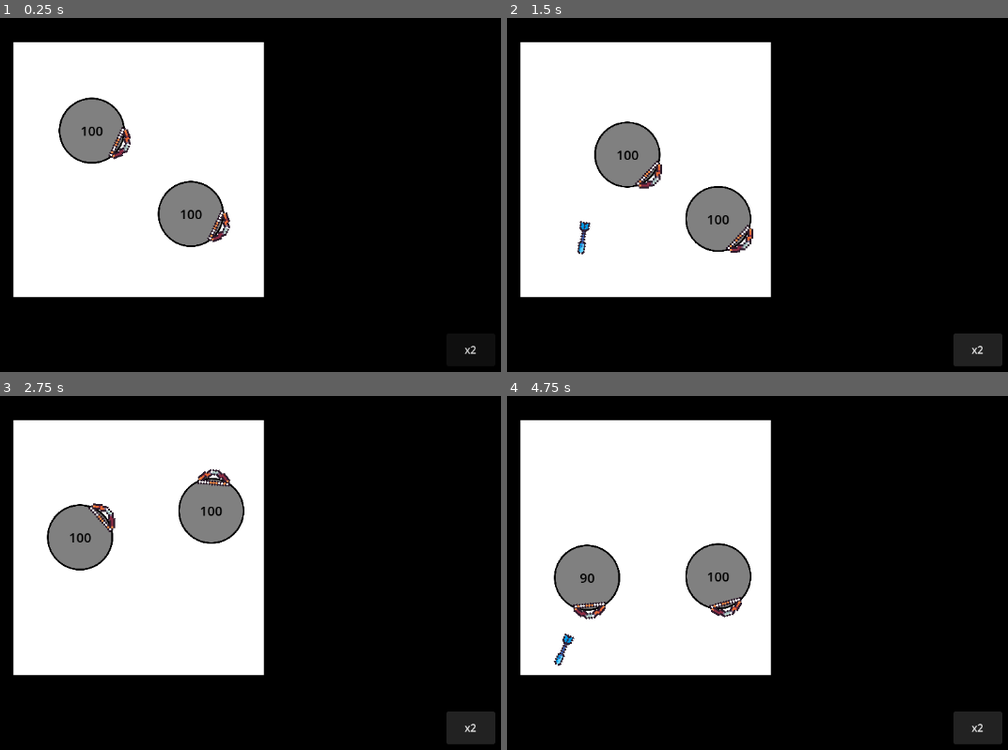
Above: before the commit, frames 1-4 (two rows, left to right).
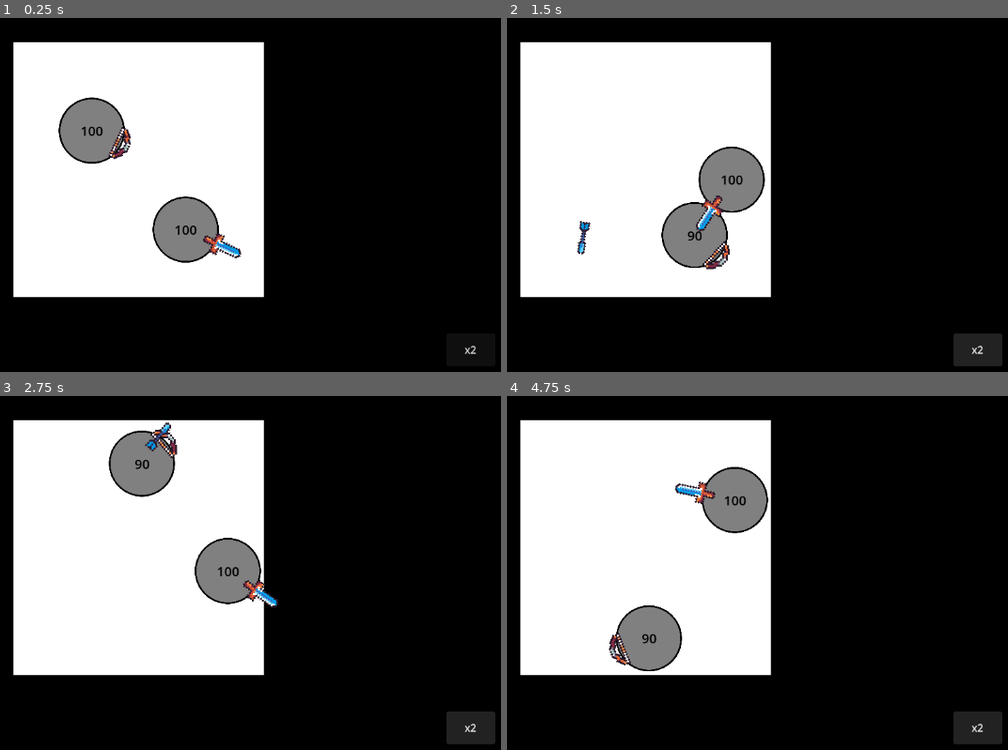
Above: after the commit, the same moments.

Repository: ztamagoru/PIII-Zdanovitch-Maria
Game: Godot game, scene res://ball_fight.tscn
Same seed, same stepped clock (60 frames per second), same inputs: the game is played once before the commit and once after it. The project has no main scene, so this scene is started directly.
Inputs:
- Up to frame 1 (0.25 s): no input
- Up to frame 2 (1.5 s): click "x2" at 0.5 s; click "x2" at 1.25 s
- Up to frame 3 (2.75 s): click "x2" at 2 s
- Up to frame 4 (4.75 s): no input

The runs differ from the first frame. In frame 1, 1.8% of the frame differs, in the area x 30-49%, y 45-70%; in frame 2, 5.9%; in frame 3, 8.4%; in frame 4, 8.5%, in the area x 9-53%, y 19-78%.

Commit message:
swordsman ball created

Diff:
--- a/ball_fight.tscn
+++ b/ball_fight.tscn
@@ -1,7 +1,8 @@
 [gd_scene format=3 uid="uid://cuh2gnengrrjj"]
 
 [ext_resource type="PackedScene" uid="uid://casildu233ip6" path="res://scenes/components/balls/ball_archer.tscn" id="1_5u0fg"]
-[ext_resource type="PackedScene" path="res://scenes/components/ui/speed_up_button.tscn" id="2_5s8wm"]
+[ext_resource type="PackedScene" uid="uid://cavl44j66hsjl" path="res://scenes/components/ui/speed_up_button.tscn" id="2_5s8wm"]
+[ext_resource type="PackedScene" uid="uid://bvftt40i8phd5" path="res://scenes/components/balls/ball_swordsman.tscn" id="3_bbh4n"]
 
 [sub_resource type="Gradient" id="Gradient_dn5pq"]
 offsets = PackedFloat32Array(0)
@@ -58,12 +59,11 @@
 position = Vector2(504, 264)
 lock_rotation = false
 
-[node name="BallArcher2" parent="." unique_id=619375230 instance=ExtResource("1_5u0fg")]
-position = Vector2(656, 392)
-lock_rotation = false
-
 [node name="SpeedUpButton" parent="." unique_id=1674464962 instance=ExtResource("2_5s8wm")]
 offset_left = 1048.0
 offset_top = 576.0
 offset_right = 1123.0
 offset_bottom = 626.0
+
+[node name="BallSwordsman" parent="." unique_id=1777467399 instance=ExtResource("3_bbh4n")]
+position = Vector2(648, 416)
--- /dev/null
+++ b/scenes/components/balls/ball_swordsman.tscn
@@ -0,0 +1,38 @@
+[gd_scene format=3 uid="uid://bvftt40i8phd5"]
+
+[ext_resource type="PackedScene" uid="uid://dxqgolf56afa4" path="res://scenes/components/balls/ball.tscn" id="1_lkief"]
+[ext_resource type="Script" uid="uid://dbnq6ddmwe2ht" path="res://scripts/scenes/components/balls/weapons/sword.gd" id="2_jwkab"]
+[ext_resource type="Texture2D" uid="uid://ceksgyc0ueitk" path="res://assets/sprites/scenes/components/ball/weapons/fc1609.png" id="3_hiixk"]
+
+[sub_resource type="CapsuleShape2D" id="CapsuleShape2D_lkief"]
+radius = 7.0
+height = 46.0
+
+[node name="BallSwordsman" unique_id=357635527 groups=["ball"] instance=ExtResource("1_lkief")]
+
+[node name="AttackCD" parent="." index="4" unique_id=576219485]
+autostart = true
+
+[node name="Sword" type="Area2D" parent="." index="7" unique_id=368684259 node_paths=PackedStringArray("change_direction_cd", "ability_cd")]
+script = ExtResource("2_jwkab")
+change_direction_cd = NodePath("DirectionCD")
+ability_cd = NodePath("AbilityCD")
+
+[node name="CollisionShape2D" type="CollisionShape2D" parent="Sword" index="0" unique_id=1513662749]
+position = Vector2(70, 0)
+rotation = 1.5707964
+shape = SubResource("CapsuleShape2D_lkief")
+
+[node name="Sprite2D" type="Sprite2D" parent="Sword" index="1" unique_id=2092646821]
+position = Vector2(61.999996, 0)
+rotation = 0.7853982
+scale = Vector2(0.74999994, 0.74999994)
+texture = ExtResource("3_hiixk")
+
+[node name="DirectionCD" type="Timer" parent="Sword" index="2" unique_id=351624577]
+one_shot = true
+autostart = true
+
+[node name="AbilityCD" type="Timer" parent="Sword" index="3" unique_id=376921828]
+one_shot = true
+autostart = true
--- a/scripts/scenes/components/balls/weapons/arrow.gd
+++ b/scripts/scenes/components/balls/weapons/arrow.gd
@@ -10,7 +10,6 @@
 
 	for body in get_overlapping_bodies():
 		if body.is_in_group("ball") and not body == parent:
-			print("colisionando con bola")
 			body.take_damage(damage)
 			queue_free()
 		elif body.is_in_group("wall"):
--- /dev/null
+++ b/scripts/scenes/components/balls/weapons/sword.gd
@@ -0,0 +1,47 @@
+extends Area2D
+
+@export var change_direction_cd : Timer
+@export var ability_cd : Timer
+
+const speed : float = 250
+const damage : float = 10
+
+var rotation_speed : float = 100
+var attack_cd : Timer
+var ability_active : bool = false
+
+var parent : Node2D
+
+func _ready():
+	attack_cd = get_parent().node_attack_cd
+
+	ability_cd.timeout.connect(ability_toggle)
+	change_direction_cd.timeout.connect(change_direction)
+
+func change_direction():
+	rotation_speed = -rotation_speed
+	change_direction_cd.start(randf_range(1, 6))
+
+func ability_toggle():
+	ability_active = not ability_active
+
+	rotation_speed = rotation_speed * 25 if ability_active else rotation_speed / 25
+	ability_cd.start(1 if ability_active else randf_range(2, 10))
+	#if ability_active:
+		#rotation_speed
+
+func _process(delta: float):
+	rotation_degrees += rotation_speed * delta
+
+func _physics_process(_delta: float):
+	for body in get_overlapping_bodies():
+		if body.is_in_group("wall"):
+			return
+
+		if not body == get_parent() and body.is_in_group("ball"):
+			if attack_cd.time_left > 0:
+				return
+
+			print("colisionando con bola enemiga")
+			attack_cd.start(1)
+			body.take_damage(damage)
Not shown, added: scripts/scenes/components/balls/weapons/sword.gd.uid
